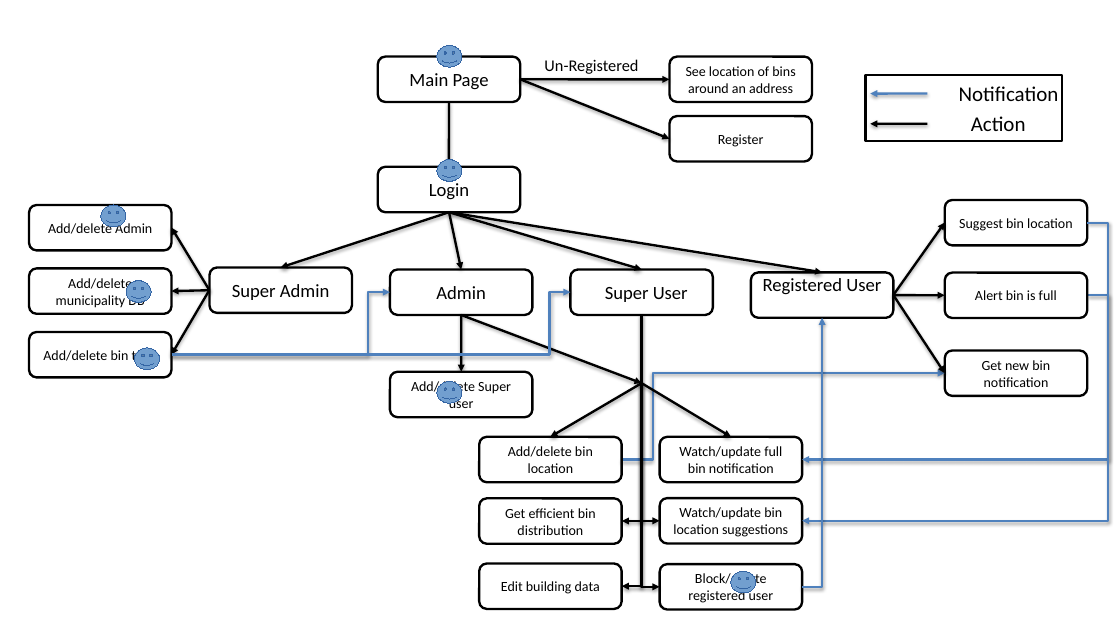
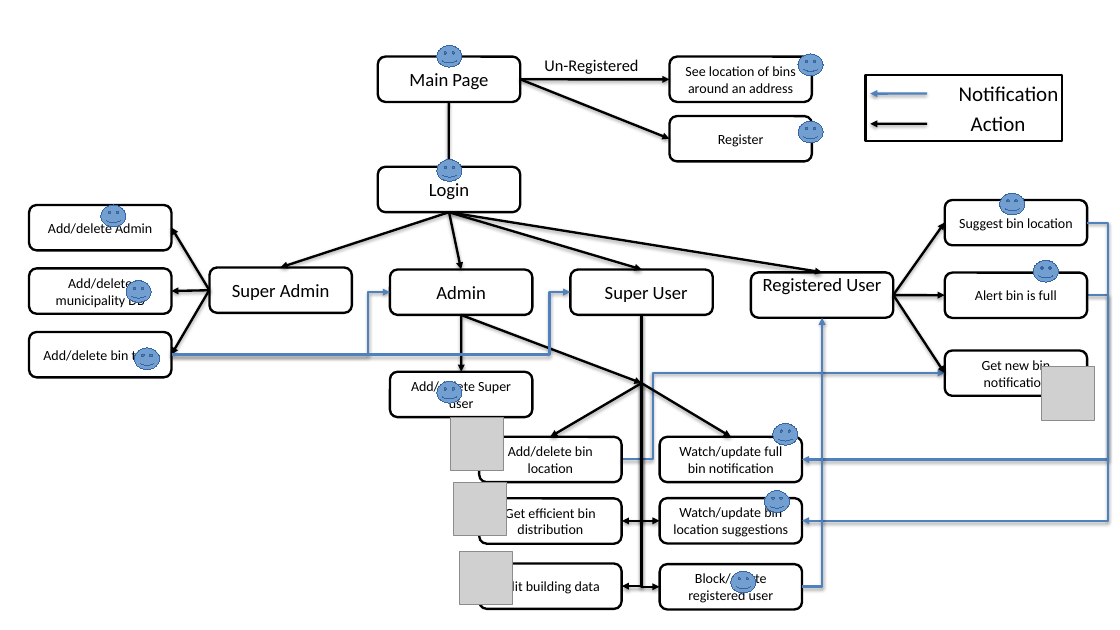
Before and after one commit to guymatisis/recycling, a slide deck: slide 1 of Flow.pptx. Drawn at 1120x630 pixels with LibreOffice and Linux fonts; fonts in the diff are those of the drawing; grey boxes stand for pictures. Boxes give left, top, right and bottom in pixels: in the first picture for what was removed or moved away, otherwise in the second. Text is boxed around its words. In the diff, an @@ line names an element or a change of style, - is before the commit and + after.

```diff
--- a/Flow.pptx
+++ b/Flow.pptx
@@ smiley face added at box(798, 54, 823, 76), fill #729FCF, outline #3465A4 0.75 pt @@
@@ smiley face added at box(798, 121, 823, 143), fill #729FCF, outline #3465A4 0.75 pt @@
@@ smiley face added at box(1000, 193, 1025, 215), fill #729FCF, outline #3465A4 0.75 pt @@
@@ smiley face added at box(1033, 260, 1059, 282), fill #729FCF, outline #3465A4 0.75 pt @@
@@ picture added at box(1042, 367, 1095, 420) @@
@@ picture added at box(451, 418, 504, 471) @@
@@ smiley face added at box(773, 423, 798, 445), fill #729FCF, outline #3465A4 0.75 pt @@
@@ picture added at box(454, 482, 507, 535) @@
@@ smiley face added at box(765, 491, 790, 513), fill #729FCF, outline #3465A4 0.75 pt @@
@@ picture added at box(460, 552, 513, 605) @@
```
Also in this commit, not shown: 15 other files.
